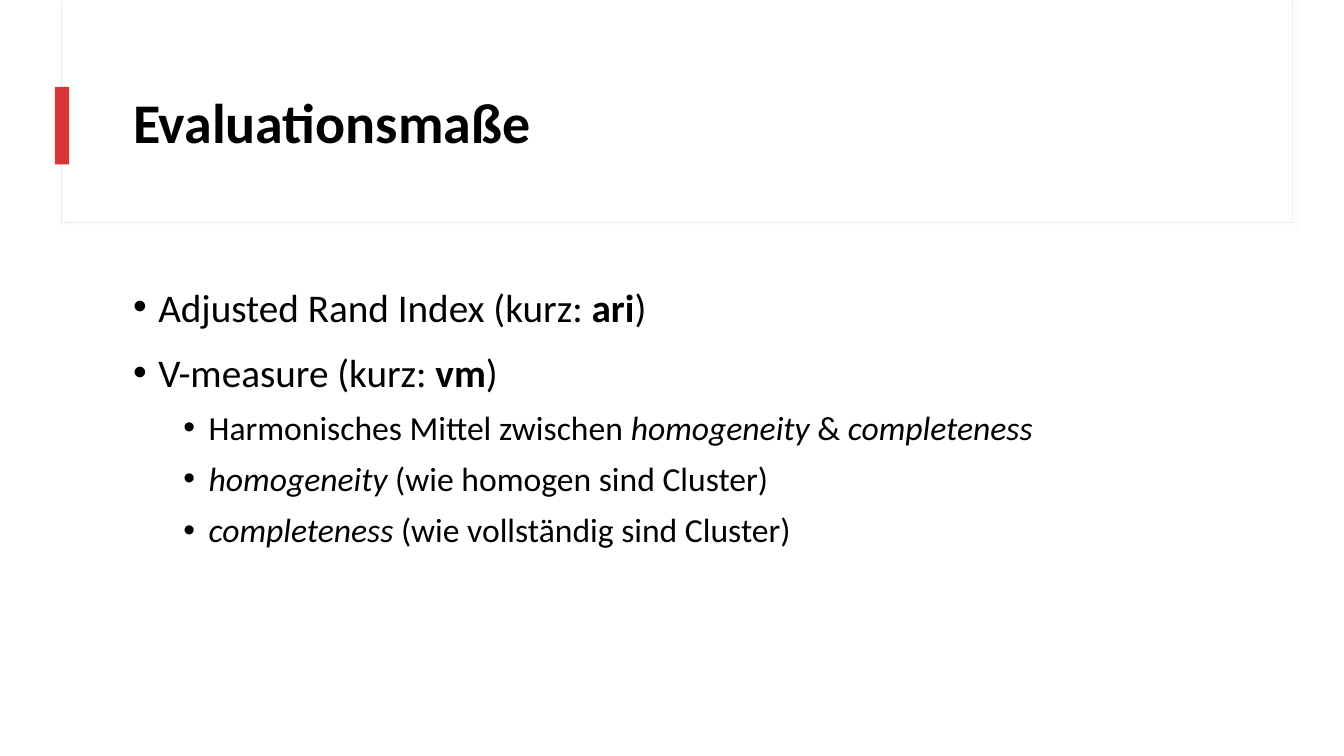
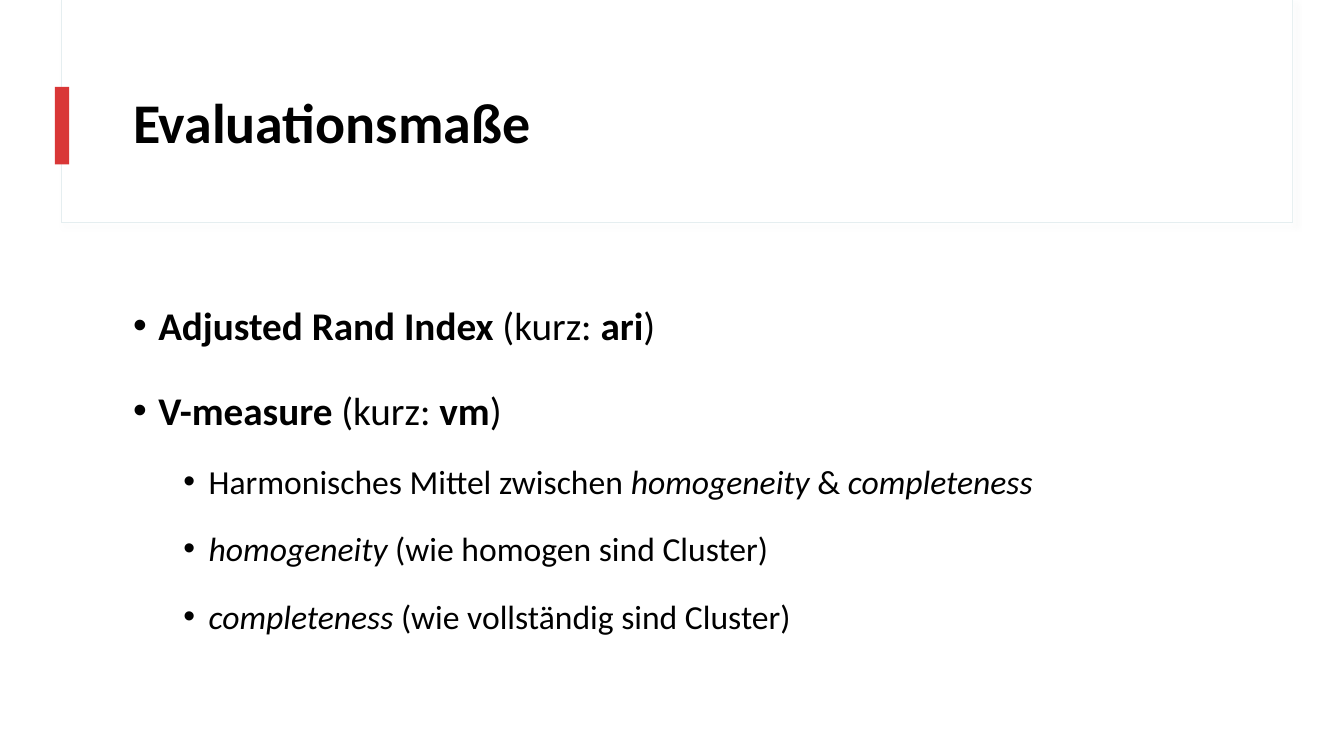
Before and after one commit to realjanpaulus/clusterpoems, a slide deck: slide 18 of presentation/clustering_presentation.pptx (slide 19 before the commit). Drawn at 1344x756 pixels with LibreOffice and Linux fonts; fonts in the diff are those of the drawing. Boxes give left, top, right and bottom in pixels: in the first picture for what was removed or moved away, otherwise in the second. Text is boxed around its words. In the diff, an @@ line names an element or a change of style, - is before the commit and + after.

```diff
--- a/presentation/clustering_presentation.pptx
+++ b/presentation/clustering_presentation.pptx
@@ text "Adjusted Rand Index (kurz: ari)" at bbox=[158, 311, 1033, 635]: bold on in "Adjusted Rand Index", "V-measure"; line spacing 1.1 to 1.5 @@
```
Also in this commit, not shown: 3 other slides changed, 1 slide removed, 6 other files.
